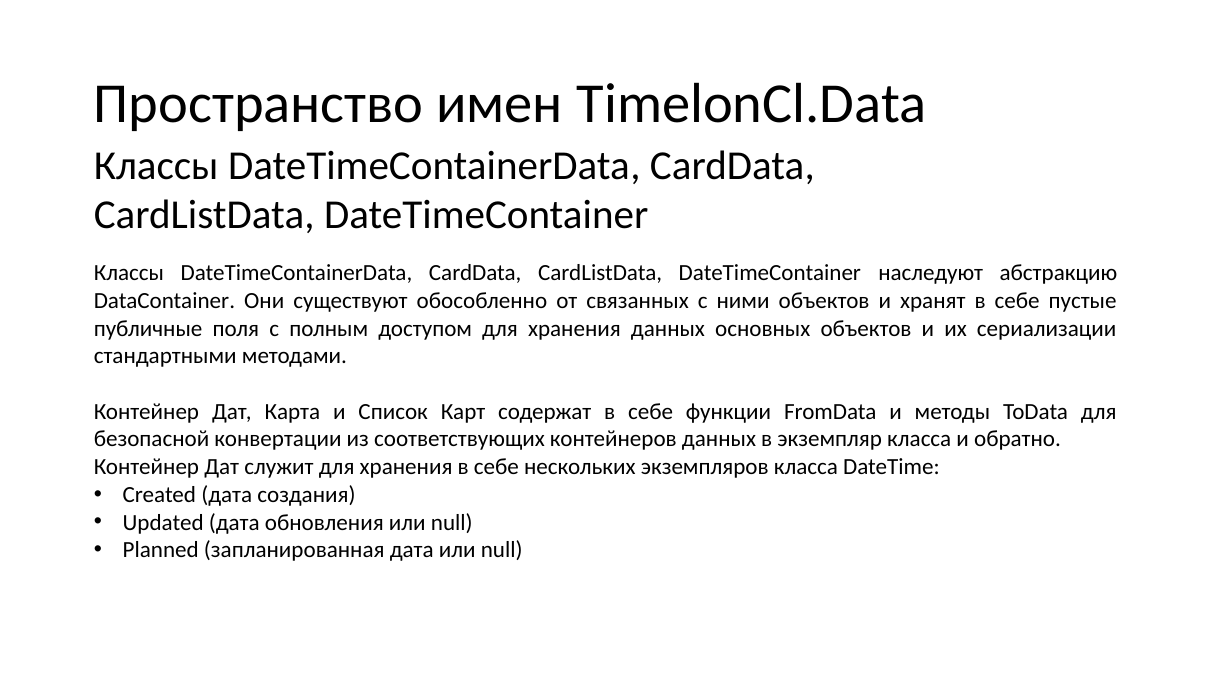
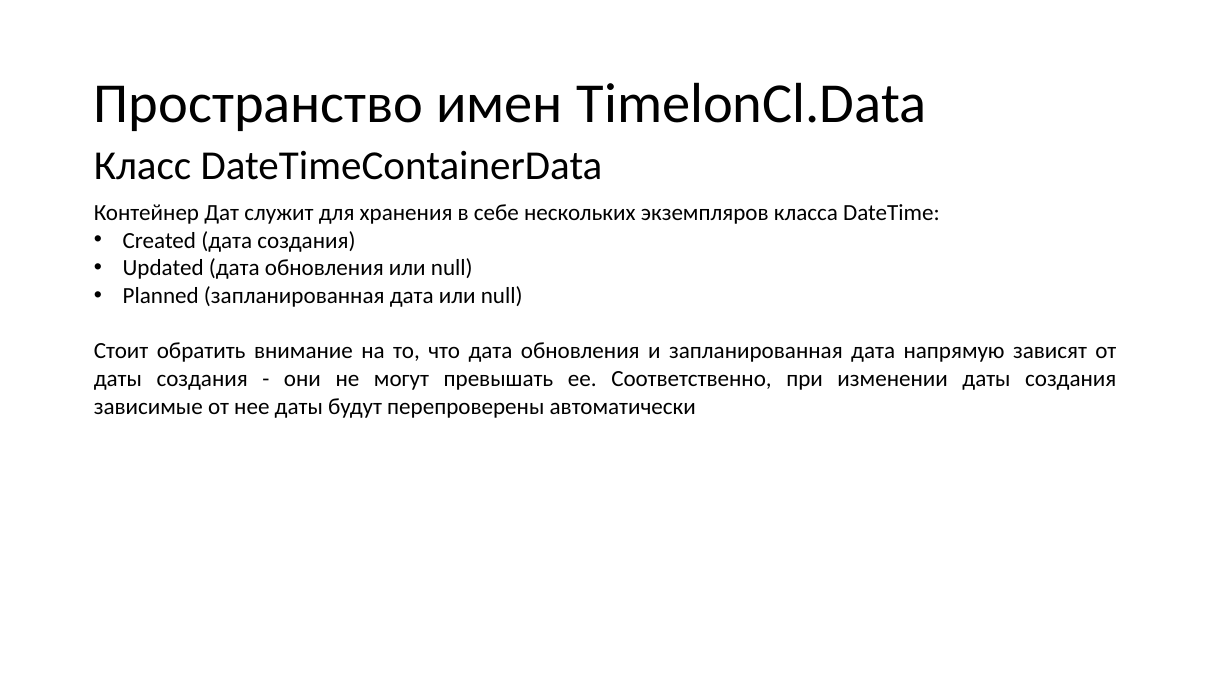
Before and after one commit to N0tilT/Timelon, a slide deck: slide 18 of docs/Timelon.pptx. Drawn at 1232x693 pixels with LibreOffice and Linux fonts; fonts in the diff are those of the drawing. Boxes give left, top, right and bottom in pixels: in the first picture for what was removed or moved away, otherwise in the second. Text is boxed around its words. In the diff, an @@ line names an element or a change of style, - is before the commit and + after.

```diff
--- a/docs/Timelon.pptx
+++ b/docs/Timelon.pptx
@@ text at bbox=[94, 150, 603, 180]: text changed @@
-Классы DateTimeContainerData, CardData, CardListData, DateTimeContainer
+Класс DateTimeContainerData
@@ text "Контейнер Дат служит для хранения ...": place and size @@
-text "Контейнер Дат служит для хранения ..." at bbox=[94, 264, 1118, 561]
+text "Контейнер Дат служит для хранения ..." at bbox=[94, 204, 1116, 418]
@@ text at bbox=[94, 264, 1118, 450]: paragraphs removed @@
-Классы DateTimeContainerData, CardData, CardListData, DateTimeContainer наследуют абстракцию DataContainer. Они существуют обособленно от связанных с ними объектов и хранят в себе пустые публичные поля с полным доступом для хранения данных основных объектов и их сериализации стандартными методами.
-Контейнер Дат, Карта и Список Карт содержат в себе функции FromData и методы ToData для безопасной конвертации из соответствующих контейнеров данных в экземпляр класса и обратно.
@@ text at bbox=[94, 342, 1116, 418]: paragraph added @@
+Стоит обратить внимание на то, что дата обновления и запланированная дата напрямую зависят от даты создания - они не могут превышать ее. Соответственно, при изменении даты создания зависимые от нее даты будут перепроверены автоматически
```
Also in this commit, not shown: 2 other slides changed, 2 slides added, 1 slide removed.
